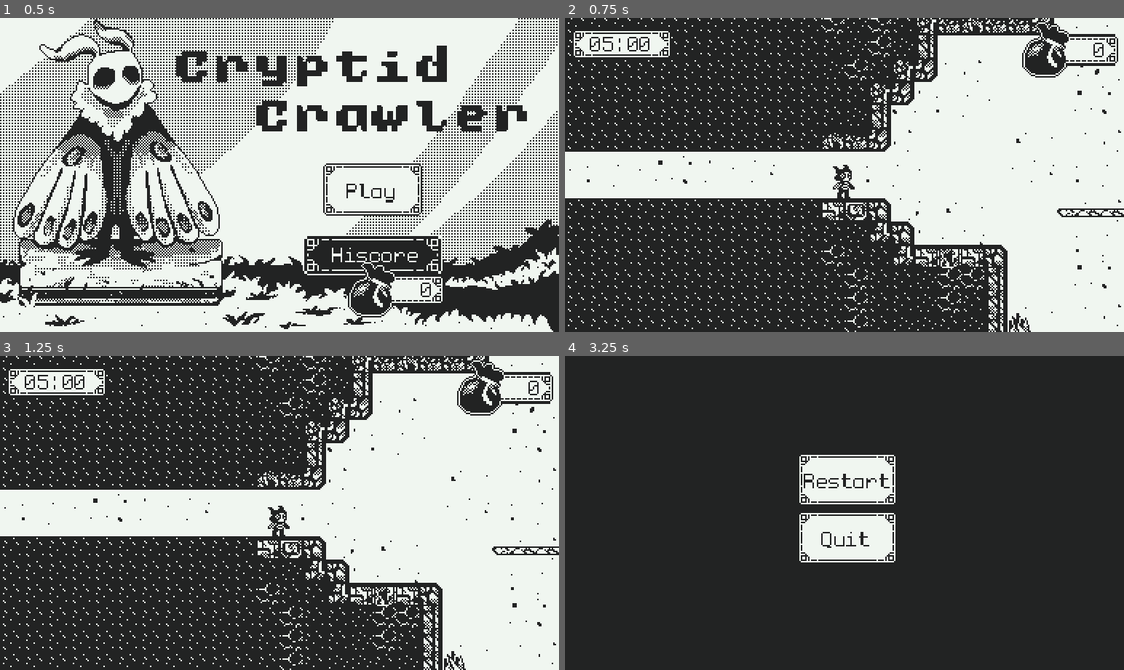
Above: before the commit, frames 1-4 (two rows, left to right).
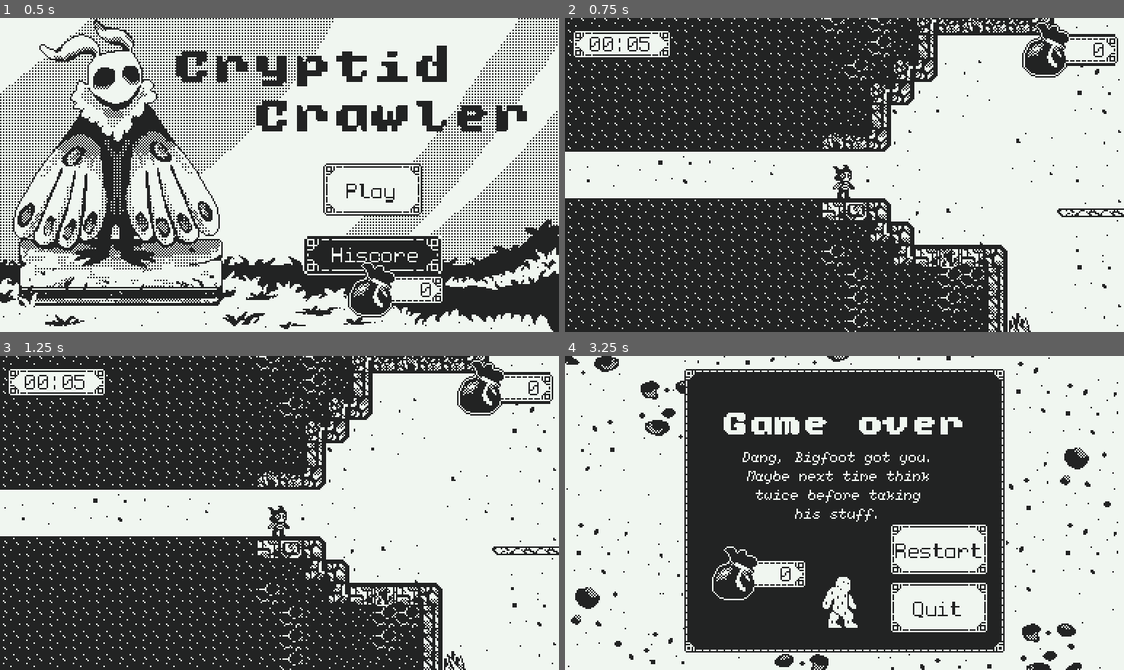
Above: after the commit, the same moments.

Repository: SpeedOfSmell/cryptid-caper
Game: Godot game, scene res://assets/game/game_manager.tscn
Two runs of this game, one before a commit and one after it. Both use one fixed random seed, a clock stepped at 60 frames per second and the inputs below. The engine's default icon, where the game draws it, is replaced by a stand-in: a white triangle on a blue panel in a dark square.
Inputs (mouse positions are in pixels of both pictures, inside the frame that each line leads up to):
- Up to frame 1 (0.5 s): no input
- Up to frame 2 (0.75 s): click "Play" at 0.5 s
- Up to frame 3 (1.25 s): no input
- Up to frame 4 (3.25 s): tap Enter at 1.25 s; move the mouse to (967, 497) at 1.27 s; hold D (walk_right) 1.28-2.78 s; tap Shift (dash) at 1.35, 2.85 s; tap Space (jump) at 1.52, 2.27 s; move the mouse to (732, 528) at 2.02 s; tap S (duck) at 2.1 s; move the mouse to (900, 443) at 2.77 s; hold A (walk_left) from 2.78 s (still down)

Frame 1 is identical in both runs. In frame 2, less than 0.1% of the frame differs, in the area x 6-16%, y 6-10%; in frame 3, less than 0.1%; in frame 4, 58%, in the area x 0-100%, y 0-100%.

Commit message:
create game over screen

Diff:
--- a/assets/game/game_over_screen/game_over.gd
+++ b/assets/game/game_over_screen/game_over.gd
@@ -1,6 +1,12 @@
 extends Control
 
 signal transition_requested(state: States.GameState)
+
+@export var unfocusedLabel: LabelSettings
+@export var focusedLabel: LabelSettings
+
+@onready var _restart_button: TextureButton = %RestartButton
+@onready var _quit_button: TextureButton = %QuitButton
 
 # Called when the node enters the scene tree for the first time.
 func _ready():
@@ -12,9 +18,60 @@
 	pass
 
 
+func _switch_button_label_settings(button: TextureButton, settings: LabelSettings) -> void:
+	if not is_instance_valid(button) or not button.is_inside_tree():
+		return
+	var label: Label = button.find_children("*", "Label", true, false)[0]
+	label.label_settings = settings
+
+
+func _unhandled_key_input(event: InputEvent) -> void:
+	if event.is_action_pressed("ui_down") or event.is_action_pressed("ui_up"):
+		if is_instance_valid(_restart_button) and _restart_button.is_inside_tree():
+			_restart_button.grab_focus()
+
+
 func _on_restart_button_pressed():
 	transition_requested.emit(States.GameState.GAME)
 
 
 func _on_quit_button_pressed():
 	transition_requested.emit(States.GameState.MAIN_MENU)
+
+
+func _on_restart_button_focus_entered() -> void:
+	_switch_button_label_settings(_restart_button, focusedLabel)
+
+
+func _on_restart_button_focus_exited() -> void:
+	if is_instance_valid(_restart_button) and _restart_button.is_inside_tree() and not _restart_button.is_hovered():
+		_switch_button_label_settings(_restart_button, unfocusedLabel)
+
+
+func _on_restart_button_mouse_entered() -> void:
+	_switch_button_label_settings(_restart_button, focusedLabel)
+	get_viewport().gui_release_focus()
+
+
+func _on_restart_button_mouse_exited() -> void:
+	if is_instance_valid(_restart_button) and _restart_button.is_inside_tree() and not _restart_button.has_focus():
+		_switch_button_label_settings(_restart_button, unfocusedLabel)
+
+
+func _on_quit_button_focus_entered() -> void:
+	_switch_button_label_settings(_quit_button, focusedLabel)
+
+
+func _on_quit_button_focus_exited() -> void:
+	if is_instance_valid(_quit_button) and _quit_button.is_inside_tree() and not _quit_button.is_hovered():
+		_switch_button_label_settings(_quit_button, unfocusedLabel)
+
+
+func _on_quit_button_mouse_entered() -> void:
+	_switch_button_label_settings(_quit_button, focusedLabel)
+	get_viewport().gui_release_focus()
+
+
+func _on_quit_button_mouse_exited() -> void:
+	if is_instance_valid(_quit_button) and _quit_button.is_inside_tree() and not _quit_button.has_focus():
+		_switch_button_label_settings(_quit_button, unfocusedLabel)
--- a/assets/game/game_over_screen/game_over.tscn
+++ b/assets/game/game_over_screen/game_over.tscn
@@ -1,8 +1,12 @@
 [gd_scene format=3 uid="uid://bq8f0w75elmet"]
 
 [ext_resource type="Script" uid="uid://coqd0yh3w5y37" path="res://assets/game/game_over_screen/game_over.gd" id="1_rsmii"]
+[ext_resource type="Texture2D" uid="uid://s27cj2l8n878" path="res://assets/game/game_over_screen/Game over.png" id="2_whw2m"]
 [ext_resource type="Texture2D" uid="uid://b7x2nakyw726r" path="res://assets/global/ui/Ui_1.png" id="3_osydw"]
+[ext_resource type="Texture2D" uid="uid://cv7346qrc8j7i" path="res://assets/global/ui/Ui_2.png" id="4_5und0"]
 [ext_resource type="LabelSettings" uid="uid://b3m4nbdxi31eb" path="res://assets/global/label_settings_black.tres" id="4_20jlh"]
+[ext_resource type="Texture2D" uid="uid://jj5ntj7dye0l" path="res://assets/global/ui/Artifacts_tracker.png" id="5_5und0"]
+[ext_resource type="LabelSettings" uid="uid://ck6ardbqhy8n1" path="res://assets/global/label_settings_white.tres" id="6_focused_label"]
 
 [node name="GameOverScreen" type="Control" unique_id=1141875741]
 layout_mode = 3
@@ -12,23 +16,28 @@
 grow_horizontal = 2
 grow_vertical = 2
 script = ExtResource("1_rsmii")
+unfocusedLabel = ExtResource("4_20jlh")
+focusedLabel = ExtResource("6_focused_label")
 
-[node name="ColorRect" type="ColorRect" parent="." unique_id=1980095310]
+[node name="TextureRect" type="TextureRect" parent="." unique_id=1154559256]
 layout_mode = 0
-offset_right = 385.0
+offset_right = 384.0
 offset_bottom = 216.0
-color = Color(0.13333334, 0.13725491, 0.13725491, 1)
+texture = ExtResource("2_whw2m")
 
 [node name="VBoxContainer" type="VBoxContainer" parent="." unique_id=1281614090]
 layout_mode = 0
-offset_left = 160.0
-offset_top = 67.0
-offset_right = 228.0
-offset_bottom = 143.0
+offset_left = 223.0
+offset_top = 115.0
+offset_right = 363.0
+offset_bottom = 191.0
 
 [node name="RestartButton" type="TextureButton" parent="VBoxContainer" unique_id=847308401]
+unique_name_in_owner = true
 layout_mode = 2
 texture_normal = ExtResource("3_osydw")
+texture_hover = ExtResource("4_5und0")
+texture_focused = ExtResource("4_5und0")
 
 [node name="Label" type="Label" parent="VBoxContainer/RestartButton" unique_id=1718136977]
 layout_mode = 0
@@ -41,8 +50,11 @@
 vertical_alignment = 1
 
 [node name="QuitButton" type="TextureButton" parent="VBoxContainer" unique_id=480963458]
+unique_name_in_owner = true
 layout_mode = 2
 texture_normal = ExtResource("3_osydw")
+texture_hover = ExtResource("4_5und0")
+texture_focused = ExtResource("4_5und0")
 
 [node name="Label" type="Label" parent="VBoxContainer/QuitButton" unique_id=1334378048]
 layout_mode = 0
@@ -54,5 +66,31 @@
 horizontal_alignment = 1
 vertical_alignment = 1
 
+[node name="TextureRect2" type="TextureRect" parent="." unique_id=2015009492]
+layout_mode = 0
+offset_left = 99.0
+offset_top = 130.0
+offset_right = 166.0
+offset_bottom = 170.0
+texture = ExtResource("5_5und0")
+
+[node name="Label" type="Label" parent="." unique_id=2037813217]
+layout_mode = 0
+offset_left = 117.0
+offset_top = 139.0
+offset_right = 157.0
+offset_bottom = 162.0
+text = "0"
+label_settings = ExtResource("4_20jlh")
+horizontal_alignment = 2
+
+[connection signal="focus_entered" from="VBoxContainer/RestartButton" to="." method="_on_restart_button_focus_entered"]
+[connection signal="focus_exited" from="VBoxContainer/RestartButton" to="." method="_on_restart_button_focus_exited"]
+[connection signal="mouse_entered" from="VBoxContainer/RestartButton" to="." method="_on_restart_button_mouse_entered"]
+[connection signal="mouse_exited" from="VBoxContainer/RestartButton" to="." method="_on_restart_button_mouse_exited"]
 [connection signal="pressed" from="VBoxContainer/RestartButton" to="." method="_on_restart_button_pressed"]
+[connection signal="focus_entered" from="VBoxContainer/QuitButton" to="." method="_on_quit_button_focus_entered"]
+[connection signal="focus_exited" from="VBoxContainer/QuitButton" to="." method="_on_quit_button_focus_exited"]
+[connection signal="mouse_entered" from="VBoxContainer/QuitButton" to="." method="_on_quit_button_mouse_entered"]
+[connection signal="mouse_exited" from="VBoxContainer/QuitButton" to="." method="_on_quit_button_mouse_exited"]
 [connection signal="pressed" from="VBoxContainer/QuitButton" to="." method="_on_quit_button_pressed"]
--- a/assets/game/game_screen/room_manager/room_manager.gd
+++ b/assets/game/game_screen/room_manager/room_manager.gd
@@ -7,7 +7,7 @@
 @export var _room_change_sfx: SfxEvent
 
 # Time player has at start in seconds
-const START_TIME:float = 5 * 60
+const START_TIME:float = 5 #* 60
 
 var time_left: float
 
Binary file added: assets/game/game_over_screen/Game over.png
Not shown, added: assets/game/game_over_screen/Game over.png.import
